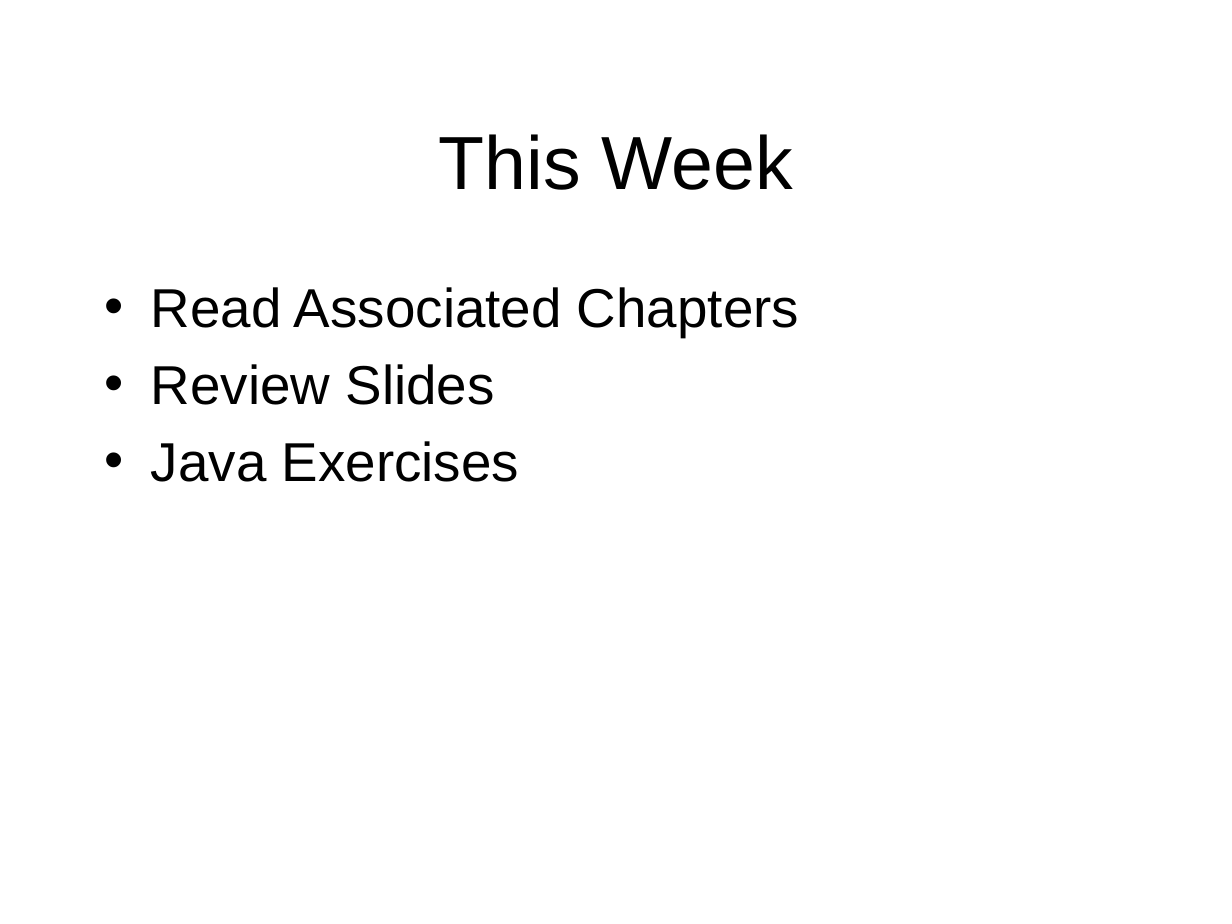
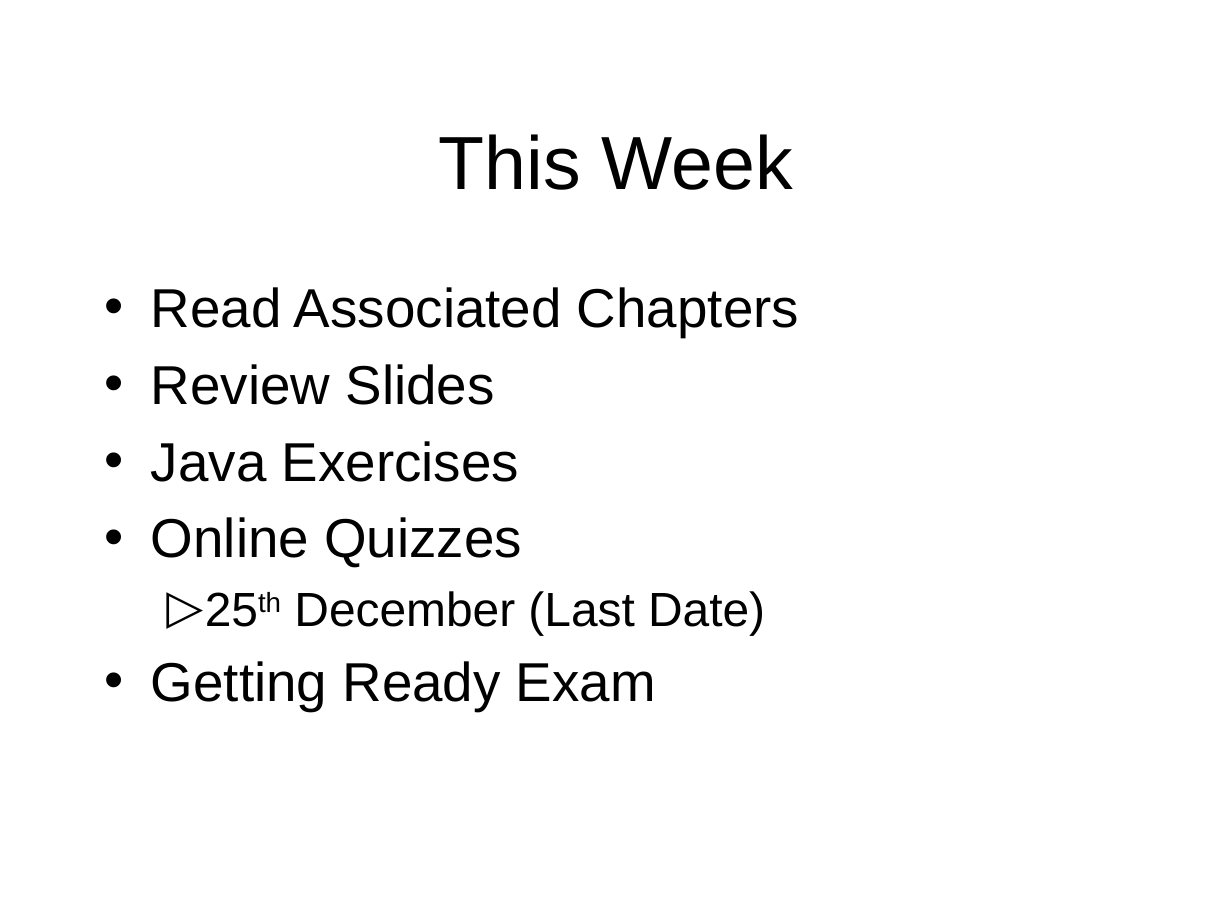
Before and after one commit to octaviordz/zjnu2017.github.io, a slide deck: slide 32 of OOP/lectures/120--Network.Programming.pptx (slide 4 before the commit). Drawn at 1232x924 pixels with LibreOffice and Linux fonts; fonts in the diff are those of the drawing. Boxes give left, top, right and bottom in pixels: in the first picture for what was removed or moved away, otherwise in the second. Text is boxed around its words. In the diff, an @@ line names an element or a change of style, - is before the commit and + after.

```diff
--- a/OOP/lectures/120--Network.Programming.pptx
+++ b/OOP/lectures/120--Network.Programming.pptx
@@ text at (151,517,765,711): paragraphs added @@
+• Online Quizzes
+  ▷ 25th December (Last Date)
+• Getting Ready Exam
```
Also in this commit, not shown: 2 other slides changed, 30 slides added, 1 slide removed, 1 other file.
